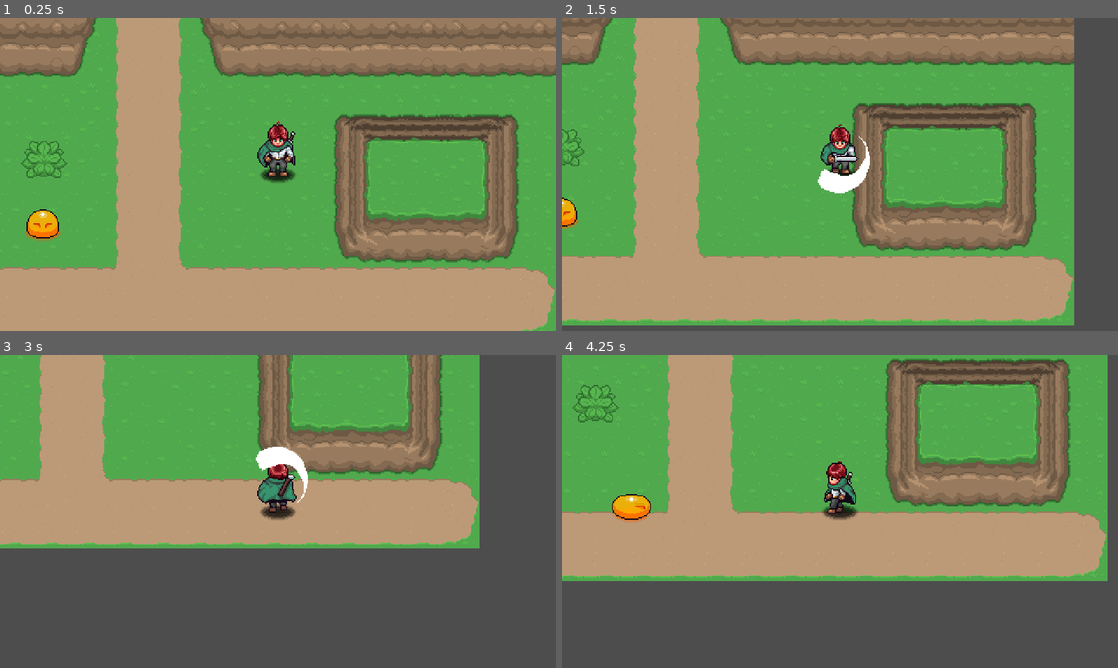
Above: before the commit, frames 1-4 (two rows, left to right).
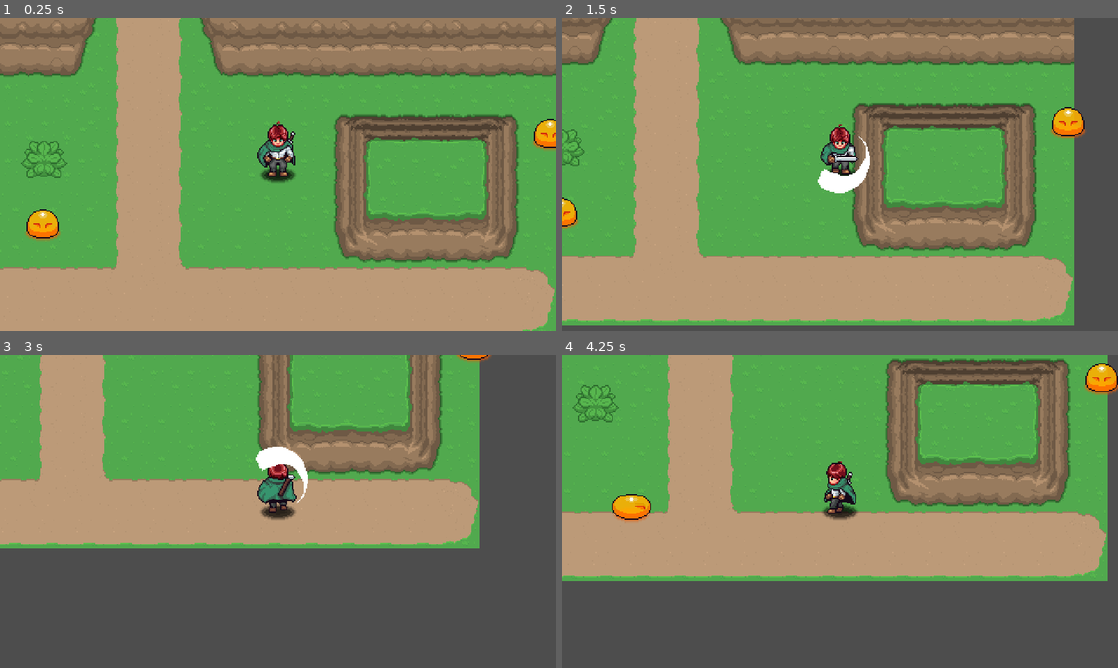
Above: after the commit, the same moments.

Repository: dylanwaling/aarpg
Game: Godot game, scene res://playground.tscn
Same seed, same stepped clock (60 frames per second), same inputs: the game is played once before the commit and once after it. Sound files missing from this copy of the repository are replaced by a short silence.
Inputs (mouse positions are in pixels of both pictures, inside the frame that each line leads up to):
- Up to frame 1 (0.25 s): no input
- Up to frame 2 (1.5 s): move the mouse to (962, 158) at 0.52 s; press the mouse at (962, 158) at 0.53 s; hold D (right) 0.53-1.28 s; move the mouse to (728, 190) at 1.27 s; release the mouse at (728, 190) at 1.28 s; hold S (down) from 1.28 s (still down); click (728, 190) at 1.35 s
- Up to frame 3 (3 s): move the mouse to (333, 442) at 2.02 s; release S (down) at 2.03 s; hold D (right) 2.03-2.78 s; hold Space (dash) 2.03-2.78 s; click (333, 442) at 2.3 s; move the mouse to (250, 574) at 2.77 s; hold W (up) from 2.78 s (still down); click (250, 574) at 2.85 s
- Up to frame 4 (4.25 s): move the mouse to (1006, 558) at 3.52 s; release W (up) at 3.53 s; press the mouse at (1006, 558) at 3.53 s; hold A (left) from 3.53 s (still down)

The runs differ from the first frame. In frame 1, 0.4% of the frame differs, in the area x 95-100%, y 32-43%; in frame 2, 0.5%, in the area x 87-95%, y 28-39%; in frame 3, 0.1%; in frame 4, 0.5%.

Commit message:
v0.0.37 stable enemy damge fixed

Diff:
--- a/Enemies/Scripts/Enemy.gd
+++ b/Enemies/Scripts/Enemy.gd
@@ -13,8 +13,12 @@
 
 # ─────────── GAME SETTINGS YOU CAN ADJUST ───────────
 @export var move_speed: float = 60.0           # How many pixels per second the enemy moves (slower than player)
-@export var health: int = 3                    # How many hits the enemy can take before dying
+
+# ── COMBAT STATS (EASY TO ADJUST) ──
+@export var health: int = 50                    # How many hits the enemy can take before dying
 @export var damage: int = 1                    # How much damage this enemy deals to the player
+
+# ── AI BEHAVIOR SETTINGS ──
 @export var detection_range: float = 100.0     # How close the player needs to be for enemy to notice
 @export var attack_range: float = 32.0         # How close the player needs to be for enemy to attack
 const SPRITE_FLIP_OFFSET: int = -1             # Visual centering offset when sprite is flipped left
@@ -92,11 +96,18 @@
 	if is_dead:
 		return
 
+	# Subtract damage from health
 	health -= amount
+
+	# Check if enemy should die
 	if health <= 0:
 		die()
 	else:
-		# Could add hurt animation or knockback here later
+		# Enemy survived - you can add hurt effects here:
+		# - Play hurt animation
+		# - Flash red color
+		# - Play hurt sound
+		# - Apply knockback
 		pass
 
 func die():
@@ -105,12 +116,15 @@
 	# For now, just remove the enemy
 	queue_free()
 
-func _on_hitbox_area_entered(area):
+func _on_hitbox_area_entered(_area):
 	"""Called when something enters our hitbox (like player attacks)"""
-	# Check if it's a player attack hitbox
-	if area.has_method("activate_hitbox") and area.get("damage") != null:
-		# This is a valid attack hitbox - take damage
-		take_damage(area.damage)
+	# NOTE: Damage is automatically handled by the Hitbox system
+	# This function is available for additional effects like:
+	# - Playing hurt sounds
+	# - Screen shake
+	# - Particle effects
+	# - UI damage numbers
+	pass
 
 # ─────────── AI HELPER FUNCTIONS ───────────
 func distance_to_player() -> float:
--- a/GeneralNodes/Hitbox/Hitbox.gd
+++ b/GeneralNodes/Hitbox/Hitbox.gd
@@ -120,26 +120,22 @@
 
 func _apply_damage(target):
 	"""Deal damage to the target if it can take damage"""
-	print("Applying damage to: ", target.name)
-
-	# Try to find the actual entity (parent node) that should receive damage
+	# Find the actual entity (parent node) that should receive damage
+	# This handles cases where we hit a HitBox but need to damage the parent Enemy/Plant
 	var entity = target
 	if target.name == "HitBox" and target.get_parent():
 		entity = target.get_parent()
-		print("Found parent entity for damage: ", entity.name)
-
-	# Look for common health/damage methods
+
+	# Try common damage method names in order of preference
 	if entity.has_method("take_damage"):
-		print("Calling take_damage() on: ", entity.name)
+		# Standard damage method - passes damage amount and hit position
 		entity.take_damage(damage, global_position)
 	elif entity.has_method("damage"):
-		print("Calling damage() on: ", entity.name)
+		# Alternative damage method name
 		entity.damage(damage)
 	elif entity.has_method("hurt"):
-		print("Calling hurt() on: ", entity.name)
+		# Another alternative damage method name
 		entity.hurt(damage)
-	else:
-		print("No damage method found for: ", entity.name)
 
 func _apply_interaction(target):
 	"""Trigger interactions like breaking bushes, opening chests, etc."""
@@ -155,8 +151,6 @@
 		entity.break_plant()
 	elif entity.has_method("break"):
 		entity.break()
-	elif entity.has_method("take_damage"):
-		entity.take_damage(damage)
 	elif entity.has_method("activate"):
 		entity.activate()
 	elif entity.has_method("destroy"):
--- a/Player/Scripts/AttackState.gd
+++ b/Player/Scripts/AttackState.gd
@@ -21,6 +21,7 @@
 @export var lock_facing: bool = true                # If true, player can't turn around mid-attack
 
 # ─────────── DAMAGE AND HITBOX SETTINGS ───────────
+# ── COMBAT STATS (EASY TO ADJUST) ──
 @export var attack_damage: int = 15                 # How much damage each attack deals
 @export var knockback_strength: float = 100.0       # How hard enemies get knocked back
 @export var hitbox_delay: float = 0.1               # Delay before hitbox becomes active (wind-up time)
--- a/Player/Scripts/player.gd
+++ b/Player/Scripts/player.gd
@@ -13,6 +13,11 @@
 
 # ─────────── GAME SETTINGS YOU CAN ADJUST ───────────
 @export var move_speed: float = 100.0  # How many pixels per second the player moves
+
+# ── PLAYER STATS (EASY TO ADJUST) ──
+@export var max_health: int = 100      # Maximum health points
+@export var current_health: int = 100  # Current health (will be damaged by enemies)
+
 const SPRITE_FLIP_OFFSET: int = -1     # Visual centering offset when sprite is flipped left
 
 # ─────────── LIVE INFORMATION THAT CHANGES DURING PLAY ───────────
@@ -125,6 +130,33 @@
 
 	var anim_name := "%s_%s" % [state_name, dir_name]
 
-	# Only change animation if it’s different (avoids restarts)
+	# Only change animation if it's different (avoids restarts)
 	if !anim.is_playing() or anim.current_animation != anim_name:
 		anim.play(anim_name)
+
+# ─────────── HEALTH SYSTEM ───────────
+func take_damage(amount: int):
+	"""Called when enemies or hazards damage the player"""
+	current_health -= amount
+	current_health = max(0, current_health)  # Don't go below 0
+
+	print("Player took ", amount, " damage! Health: ", current_health, "/", max_health)
+
+	if current_health <= 0:
+		die()
+
+func heal(amount: int):
+	"""Restore player health (for potions, etc.)"""
+	current_health += amount
+	current_health = min(max_health, current_health)  # Don't exceed max
+	print("Player healed ", amount, " health! Health: ", current_health, "/", max_health)
+
+func die():
+	"""Handle player death"""
+	print("Player died!")
+	# You can add death logic here:
+	# - Restart level
+	# - Show game over screen
+	# - Respawn at checkpoint
+	# For now, just reset health
+	current_health = max_health
--- a/Props/Plants/Plant.gd
+++ b/Props/Plants/Plant.gd
@@ -5,8 +5,8 @@
 
 extends Node
 
-# Simple settings for testing
-@export var health: int = 1
+# ── PLANT STATS (EASY TO ADJUST) ──
+@export var health: int = 1                    # How many hits needed to break the plant
 var is_broken: bool = false
 
 # Node references
--- a/playground.tscn
+++ b/playground.tscn
@@ -19,3 +19,9 @@
 
 [node name="Slime" parent="." instance=ExtResource("5_o00ia")]
 position = Vector2(37, 230)
+
+[node name="Slime2" parent="." instance=ExtResource("5_o00ia")]
+position = Vector2(475, 152)
+
+[node name="Slime3" parent="." instance=ExtResource("5_o00ia")]
+position = Vector2(126, 17)
